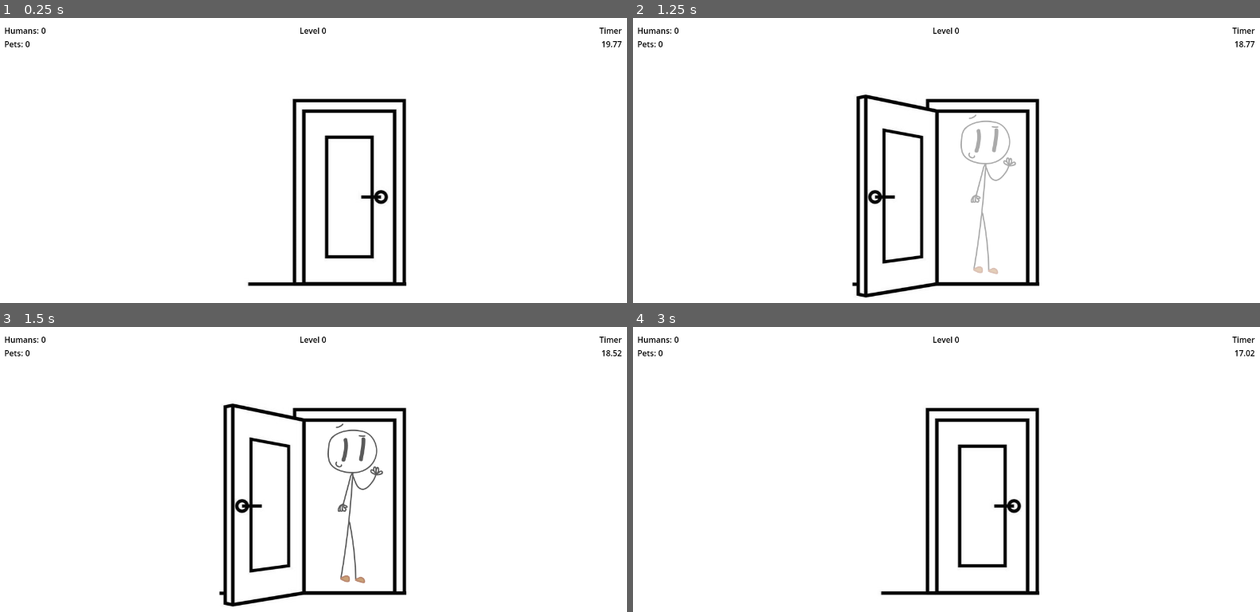
Above: before the commit, frames 1-4 (two rows, left to right).
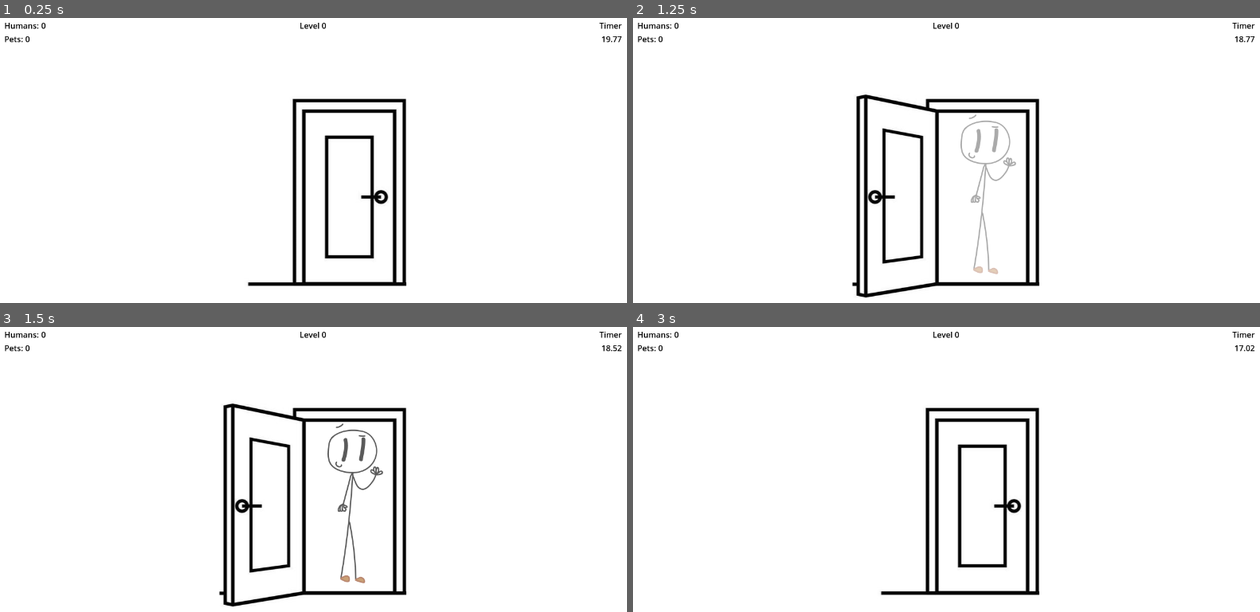
Above: after the commit, the same moments.

Repository: cjee246/NoPetsAllowed
Game: Godot game, scene res://scenes/main/main_game.tscn
Two runs of this game, one before a commit and one after it. Both use one fixed random seed, a clock stepped at 60 frames per second and the inputs below.
Inputs (mouse positions are in pixels of both pictures, inside the frame that each line leads up to):
- Up to frame 1 (0.25 s): no input
- Up to frame 2 (1.25 s): tap Enter at 0.5 s; move the mouse to (952, 191) at 0.52 s; click (952, 191) at 0.67 s
- Up to frame 3 (1.5 s): move the mouse to (188, 520) at 1.27 s; click (188, 520) at 1.42 s
- Up to frame 4 (3 s): tap Space at 2 s; move the mouse to (1009, 423) at 2.02 s; click (1009, 423) at 2.17 s; tap Enter at 2.75 s; move the mouse to (915, 574) at 2.77 s; click (915, 574) at 2.92 s

The runs differ from the first frame. In frame 1, 0.5% of the frame differs, in the area x 0-100%, y 1-11%; in frame 2, 0.5%; in frame 3, 0.5%; in frame 4, 0.5%.

Commit message:
minor changes

Diff:
--- a/no-pets-allowed/scenes/components/user_interface.tscn
+++ b/no-pets-allowed/scenes/components/user_interface.tscn
@@ -11,9 +11,9 @@
 [node name="MarginContainer" type="MarginContainer" parent="."]
 layout_mode = 0
 offset_left = 20.0
-offset_top = 20.0
+offset_top = 10.0
 offset_right = 1260.0
-offset_bottom = 700.0
+offset_bottom = 710.0
 
 [node name="VBoxContainer" type="VBoxContainer" parent="MarginContainer"]
 layout_mode = 2
--- a/no-pets-allowed/scenes/objects/door.tscn
+++ b/no-pets-allowed/scenes/objects/door.tscn
@@ -78,6 +78,7 @@
 [node name="Area2D" type="Area2D" parent="."]
 
 [node name="CollisionShape2D" type="CollisionShape2D" parent="Area2D"]
+visible = false
 position = Vector2(8.5, -4)
 shape = SubResource("RectangleShape2D_m2g3c")
 
